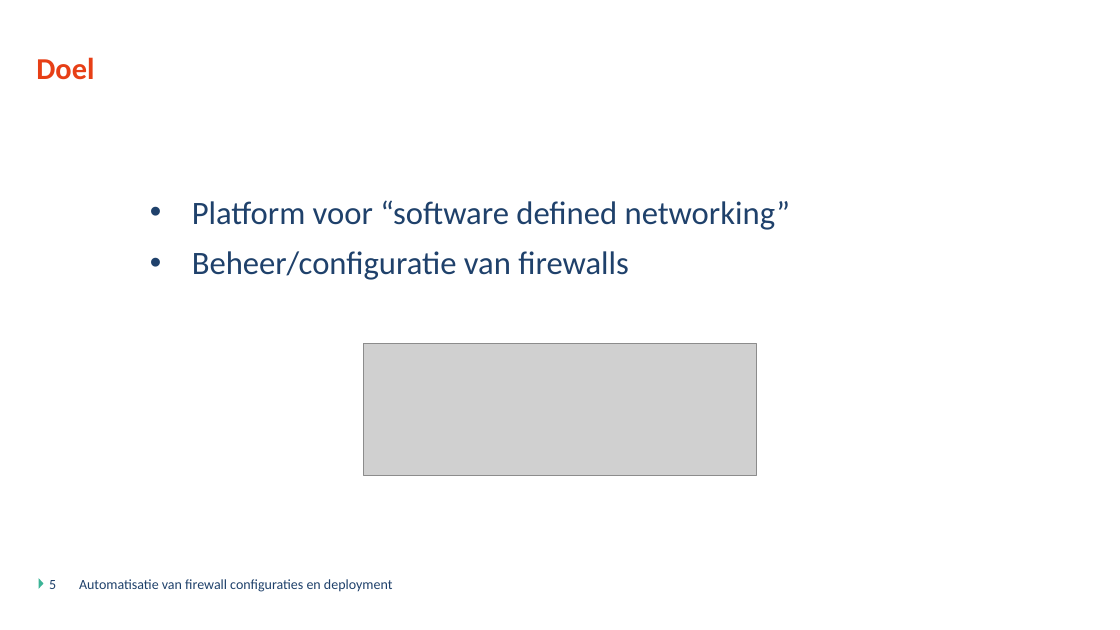
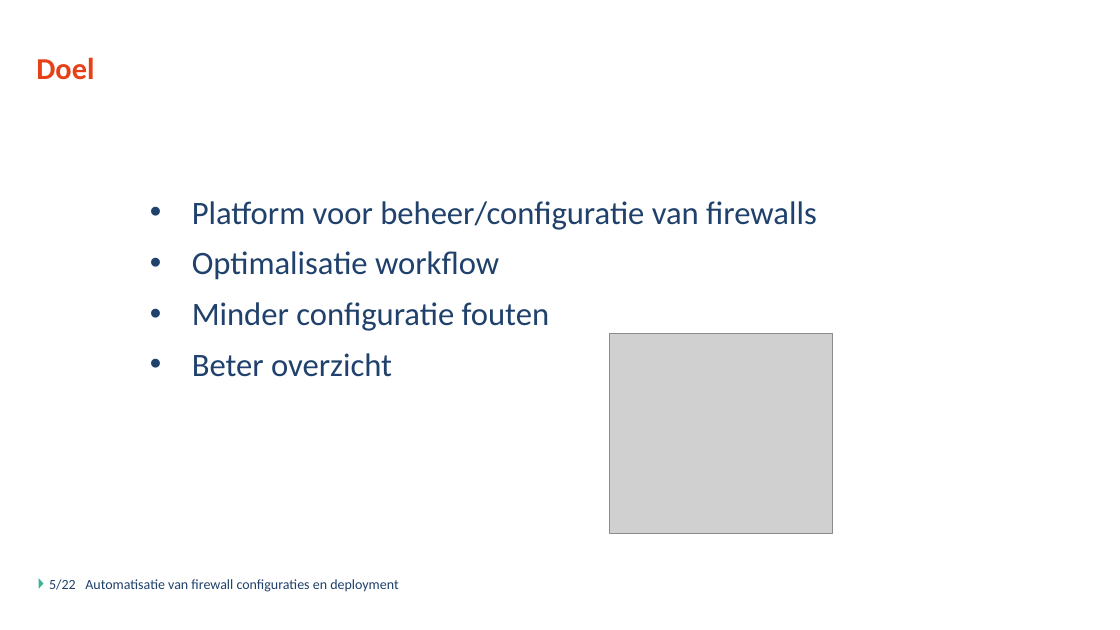
Before and after one commit to GerritVanMol/FirewallDeploymentPlatform, a slide deck: slide 5 of Documents/BachelorProef_VanMol_Gerrit_Verdediging.pptx. Drawn at 1120x630 pixels with LibreOffice and Linux fonts; fonts in the diff are those of the drawing; grey boxes stand for pictures; background and template pictures are left out. Boxes give left, top, right and bottom in pixels: in the first picture for what was removed or moved away, otherwise in the second. Text is boxed around its words. In the diff, an @@ line names an element or a change of style, - is before the commit and + after.

```diff
--- a/Documents/BachelorProef_VanMol_Gerrit_Verdediging.pptx
+++ b/Documents/BachelorProef_VanMol_Gerrit_Verdediging.pptx
@@ text at bbox=[192, 201, 817, 377]: text changed @@
-• Platform voor “software defined networking”
-• Beheer/configuratie van firewalls
+• Platform voor beheer/configuratie van firewalls
+• Optimalisatie workflow
+• Minder configuratie fouten
+• Beter overzicht
@@ picture removed at bbox=[364, 344, 757, 475] @@
@@ picture added at bbox=[609, 334, 833, 534] @@
@@ page number at bbox=[49, 579, 76, 590]: text changed @@
-5
+5/22
@@ text "Automatisatie van firewall configuraties en ...": place and size @@
-text "Automatisatie van firewall configuraties en ..." at bbox=[79, 579, 393, 592]
+text "Automatisatie van firewall configuraties en ..." at bbox=[85, 579, 399, 592]
```
Also in this commit, not shown: 11 other slides changed, 3 slides added, 4 other files.
